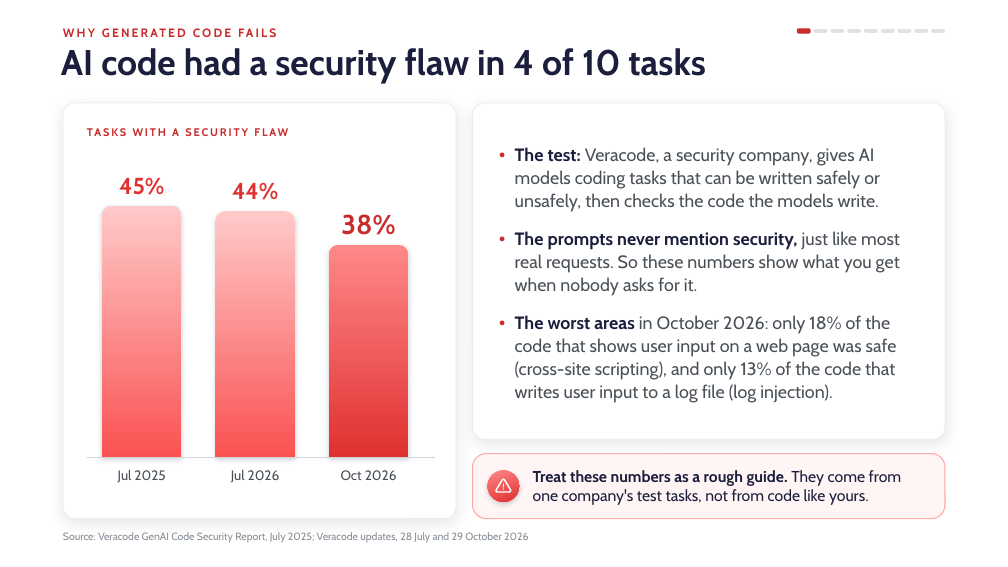
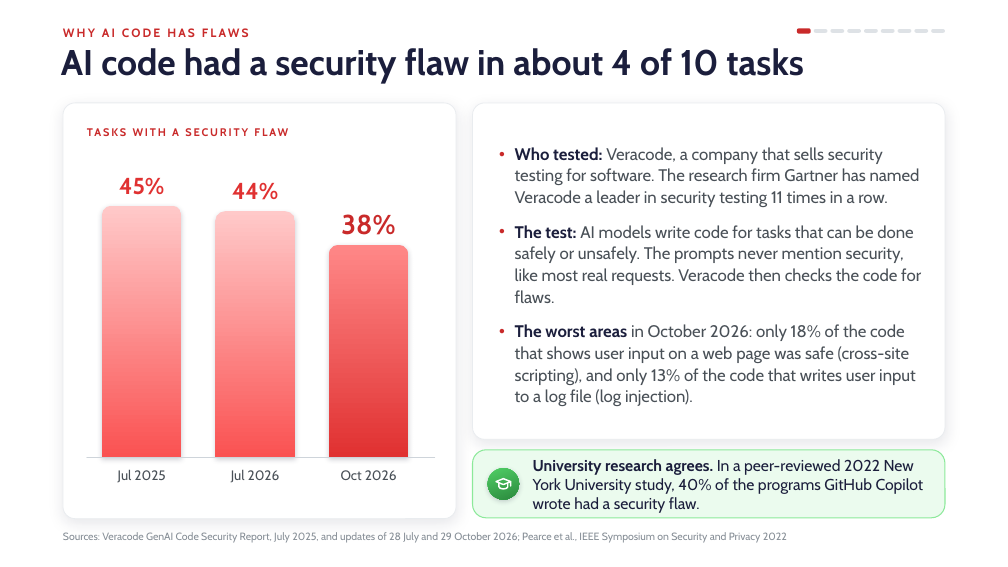
Before and after one commit to danielcregg/ai-assisted-programming, a slide deck: slide 5 of lectures-and-labs/week08/security-lecture.pptx. Drawn at 1008x567 pixels with LibreOffice and Linux fonts; fonts in the diff are those of the drawing; background and template pictures are left out. Boxes give left, top, right and bottom in pixels: in the first picture for what was removed or moved away, otherwise in the second. Text is boxed around its words. In the diff, an @@ line names an element or a change of style, - is before the commit and + after.

```diff
--- a/lectures-and-labs/week08/security-lecture.pptx
+++ b/lectures-and-labs/week08/security-lecture.pptx
@@ text at bbox=[63, 28, 249, 37]: text changed @@
-WHY GENERATED CODE FAILS
+WHY AI CODE HAS FLAWS
@@ title at bbox=[61, 48, 803, 83]: text changed @@
-AI code had a security flaw in 4 of 10 tasks
+AI code had a security flaw in about 4 of 10 tasks
@@ text at bbox=[515, 147, 921, 303]: text changed; size 17 to 16 pt @@
-● The test: Veracode, a security company, gives AI models coding tasks that can be written safely or unsafely, then checks the code the models write.
-● The prompts never mention security, just like most real requests. So these numbers show what you get when nobody asks for it.
+● Who tested: Veracode, a company that sells security testing for software. The research firm Gartner has named Veracode a leader in security testing 11 times in a row.
+● The test: AI models write code for tasks that can be done safely or unsafely. The prompts never mention security, like most real requests. Veracode then checks the code for flaws.
@@ text at bbox=[515, 324, 916, 406]: size 17 to 16 pt in "The worst areas in October 2026: only ..."; less space between paragraphs @@
@@ rounded rectangle: place and size @@
-rounded rectangle at bbox=[473, 454, 945, 519]
+rounded rectangle at bbox=[473, 450, 945, 518]
@@ rounded rectangle at bbox=[473, 450, 945, 518]: fill #FFF5F5 to #EBFBEE; outline #FFA8A8 1 pt to #8CE99A 1 pt; proportions changed @@
@@ ellipse at bbox=[488, 468, 520, 500]: fill gradient #FF8787 to #E03131 to gradient #51CF66 to #2B8A3E @@
@@ freeform shape at bbox=[495, 475, 512, 492]: outline redrawn @@
@@ text at bbox=[533, 459, 924, 513]: text changed @@
-Treat these numbers as a rough guide. They come from one company's test tasks, not from code like yours.
+University research agrees. In a peer-reviewed 2022 New York University study, 40% of the programs GitHub Copilot wrote had a security flaw.
@@ text at bbox=[63, 532, 787, 543]: text changed @@
-Source: Veracode GenAI Code Security Report, July 2025; Veracode updates, 28 July and 29 October 2026
+Sources: Veracode GenAI Code Security Report, July 2025, and updates of 28 July and 29 October 2026; Pearce et al., IEEE Symposium on Security and Privacy 2022
```
Also in this commit, not shown: 51 other slides changed, 1 other file.
